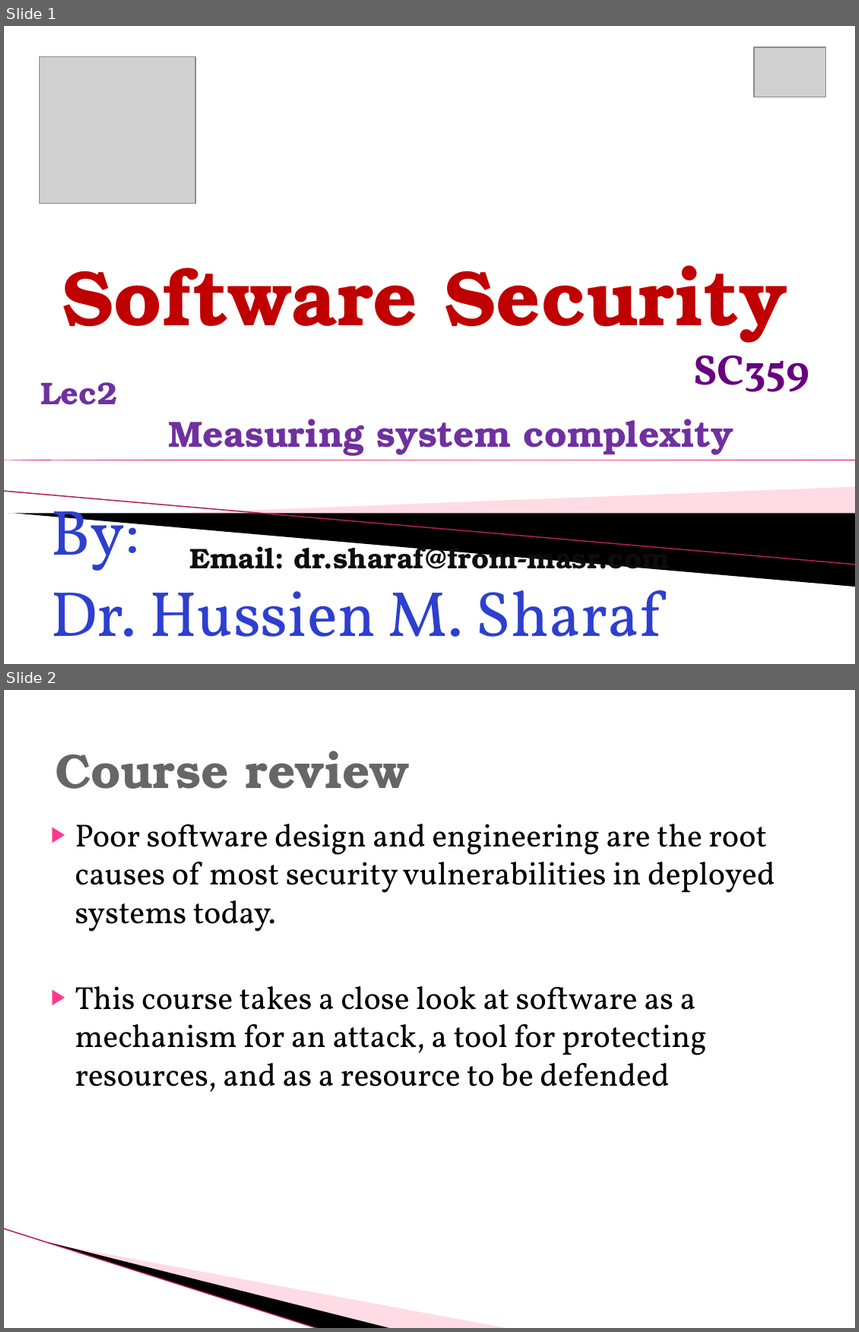
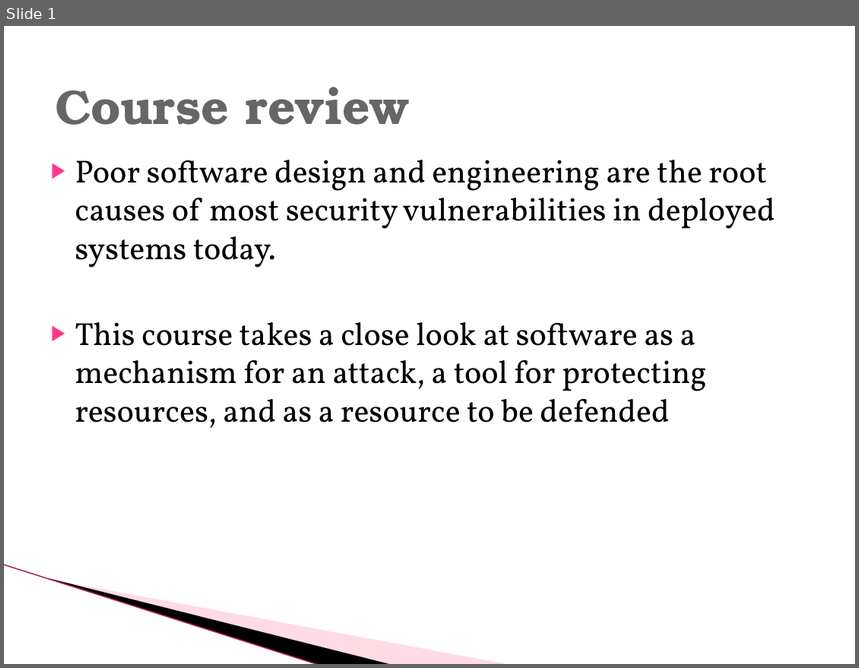
Before and after one commit to KShawki/CU, a slide deck: Security/Hussien-Lectures/Lec2 Measuring system complexity.pptx. Shown one above the other, each under a label of ours: slides 1 and 2 before the commit, slide 1 after it. The pictures are 859x1332 and 859x668 pixels, drawn with LibreOffice and Linux fonts; fonts in the diff are those of the drawing; grey boxes stand for pictures; background and template pictures are left out. Boxes give left, top, right and bottom in pixels: in the first picture for what was removed or moved away, otherwise in the second. Text is boxed around its words. In the diff, an @@ line names an element or a change of style, - is before the commit and + after.

```diff
--- a/Security/Hussien-Lectures/Lec2 Measuring system complexity.pptx
+++ b/Security/Hussien-Lectures/Lec2 Measuring system complexity.pptx
@@ slide 1 removed at <box>4,26,855,664</box>, background #FFFFFF @@
@@ picture removed at <box>754,47,826,97</box> @@
@@ picture removed at <box>40,56,196,204</box> @@
@@ text removed at <box>63,265,788,343</box> @@
-Software Security
@@ text removed at <box>693,355,810,392</box> @@
-SC359
@@ text removed at <box>40,382,734,456</box> @@
-Lec2
-Measuring system complexity
@@ right triangle removed at <box>4,460,855,460</box> @@
@@ line removed from (4, 492) to (855, 565) @@
@@ subtitle removed at <box>51,495,661,637</box> @@
-By:
-Dr. Hussien M. Sharaf
@@ freeform shape removed at <box>161,487,855,532</box> @@
@@ freeform shape removed at <box>7,514,855,587</box> @@
@@ text removed at <box>189,541,671,577</box> @@
-Email: dr.sharaf@from-masr.com
@@ what was slide 2 is now slide 1 @@
```
Also in this commit, not shown: 3 other slides removed, 19 other files.
